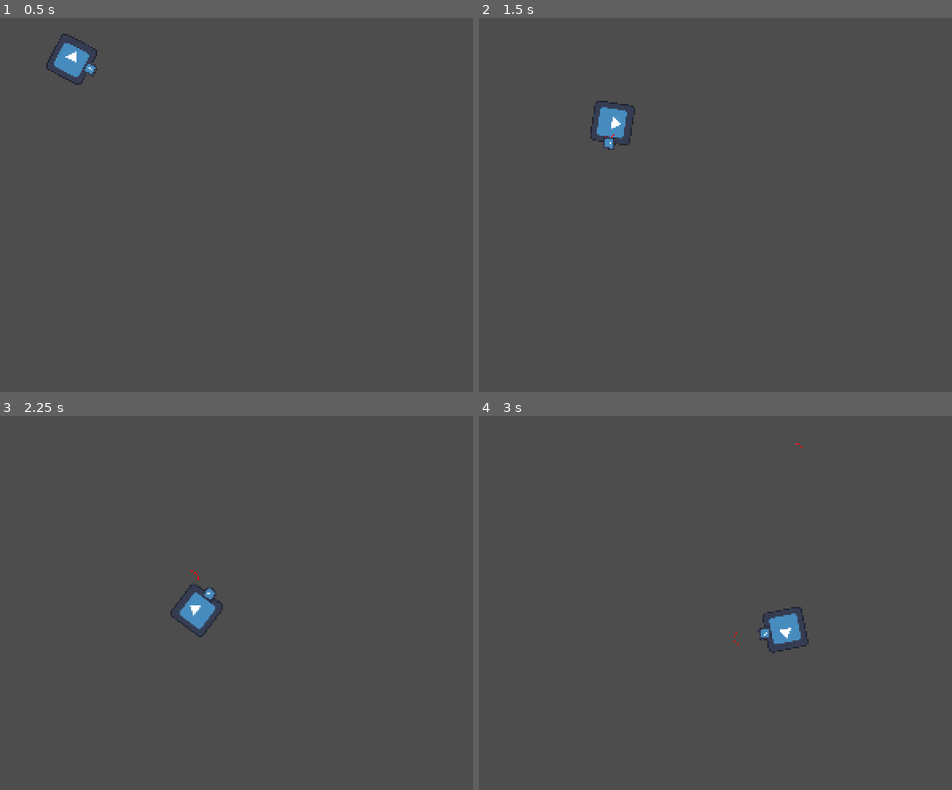
Above: before the commit, frames 1-4 (two rows, left to right).
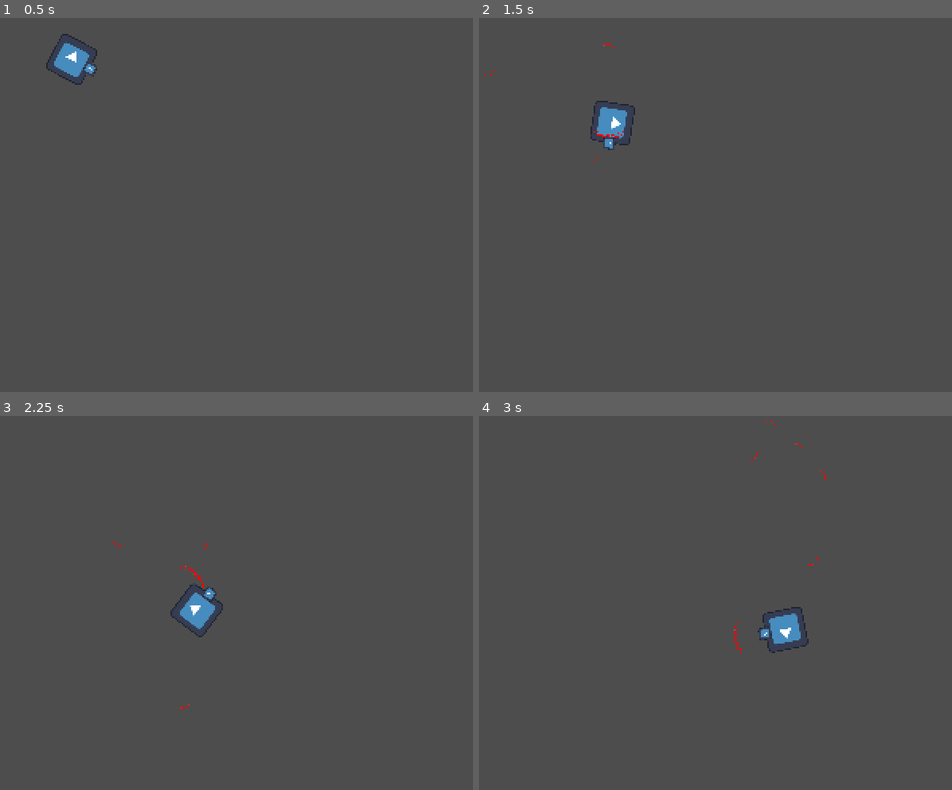
Above: after the commit, the same moments.

Repository: carolper2000/trijam-358
Game: Godot game, scene res://Scenes/MainScene.tscn
Two runs of this game, one before a commit and one after it. Both use one fixed random seed, a clock stepped at 60 frames per second and the inputs below. The engine's default icon, where the game draws it, is replaced by a stand-in: a white triangle on a blue panel in a dark square.
Inputs (mouse positions are in pixels of both pictures, inside the frame that each line leads up to):
- Up to frame 1 (0.5 s): no input
- Up to frame 2 (1.5 s): tap Enter at 0.5 s; move the mouse to (871, 130) at 0.52 s; hold Right (right) 0.53-1.28 s; click (871, 130) at 0.6 s; move the mouse to (601, 178) at 1.27 s; hold Down (down) from 1.28 s (still down); click (601, 178) at 1.35 s
- Up to frame 3 (2.25 s): move the mouse to (316, 445) at 2.02 s; release Down (down) at 2.03 s; hold Right (right) from 2.03 s (still down); click (316, 445) at 2.1 s
- Up to frame 4 (3 s): move the mouse to (696, 647) at 2.77 s; release Right (right) at 2.78 s; hold Up (up) from 2.78 s (still down); click (696, 647) at 2.85 s

Frame 1 is identical in both runs. In frame 2, less than 0.1% of the frame differs, in the area x 1-31%, y 6-39%; in frame 3, less than 0.1%; in frame 4, less than 0.1%, in the area x 53-74%, y 1-64%.

Commit message:
feat: add more waves

Diff:
--- a/Scripts/wave_spawner.gd
+++ b/Scripts/wave_spawner.gd
@@ -1,6 +1,8 @@
 extends Node2D
 
 @export var Wave : PackedScene
+@export var ExtraPairs: int = 2
+@export var Spread: int = 10
 
 func _ready() -> void:
 	pass
@@ -16,3 +18,17 @@
 	wave.transform = self.global_transform
 	# Add to main scene to avoid parent movement issues
 	get_tree().root.add_child(wave)
+
+
+	for i in ExtraPairs + 1:
+		if i == 0: continue
+		var wave1: Node2D = Wave.instantiate()
+		var wave2: Node2D = Wave.instantiate()
+		wave1.transform = self.global_transform
+		wave2.transform = self.global_transform
+
+		wave1.global_rotation -= deg_to_rad(i*Spread)
+		wave2.global_rotation += deg_to_rad(i*Spread)
+
+		get_tree().root.add_child(wave1)
+		get_tree().root.add_child(wave2)
